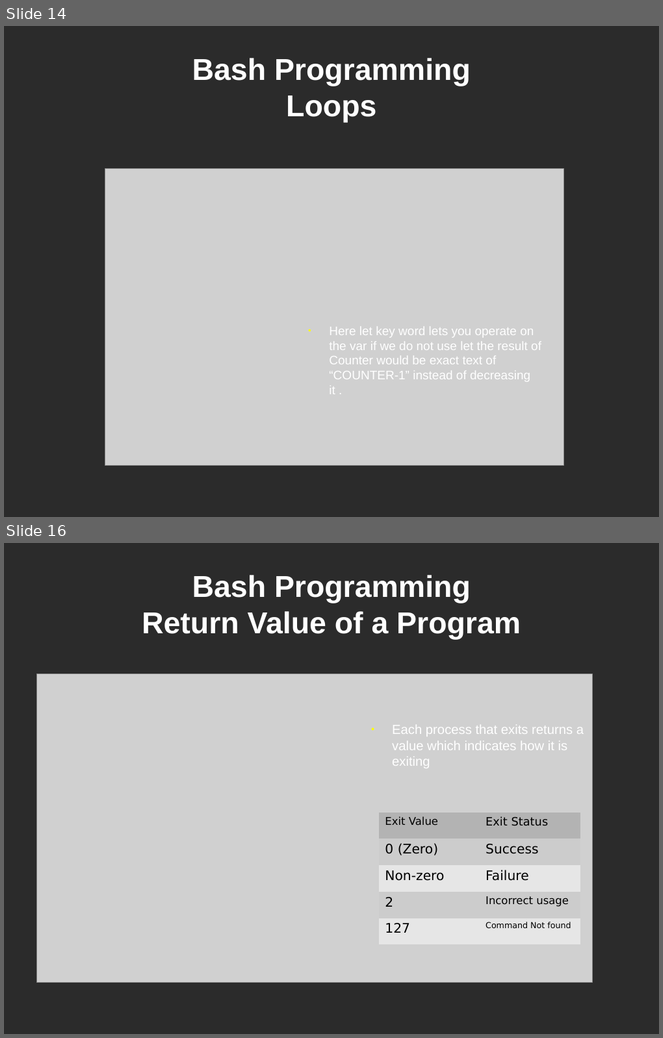
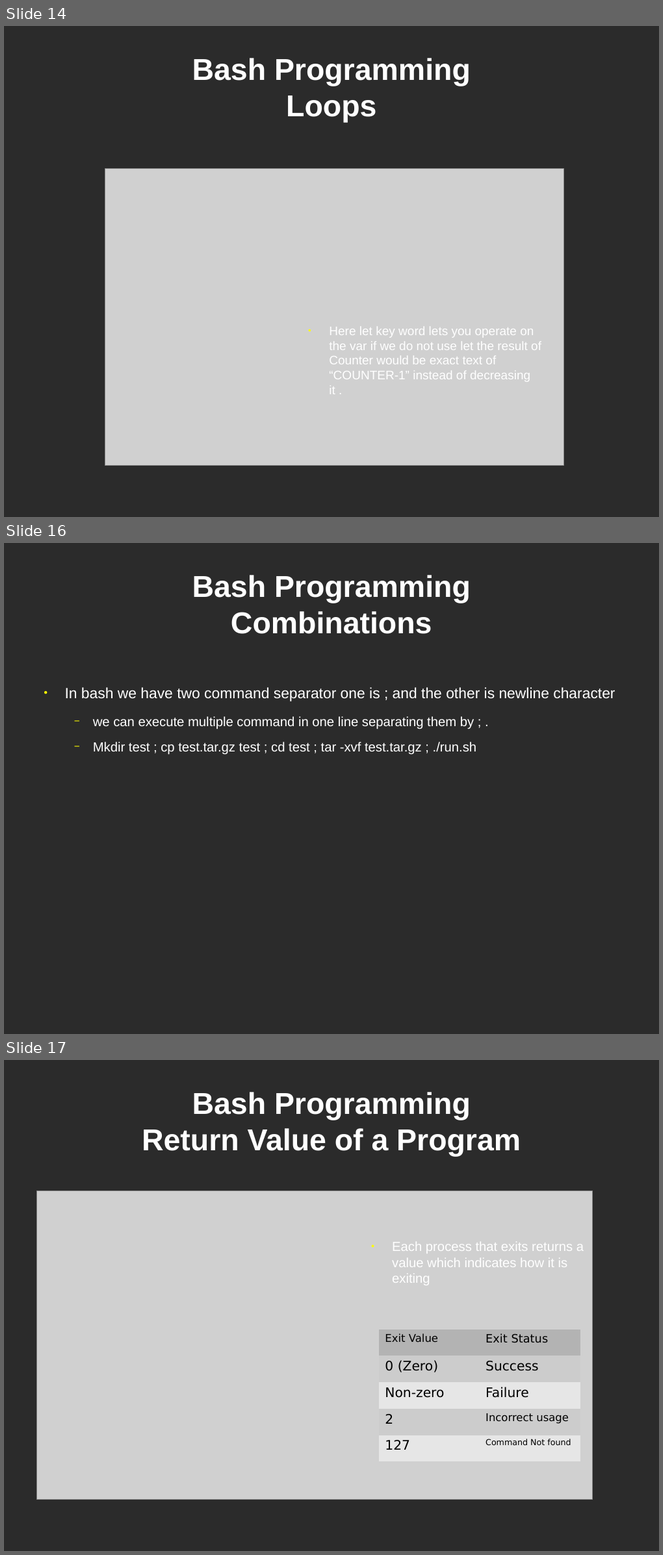
Before and after one commit to aminhjz-old/bashprogramming, a slide deck: bash_programming.odp. Shown one above the other, each under a label of ours: slides 14 and 16 before the commit, slides 14, 16 and 17 after it; the slides between them are not shown. The pictures are 663x1038 and 663x1555 pixels, drawn with LibreOffice and Linux fonts; fonts in the diff are those of the drawing; grey boxes stand for pictures; background and template pictures are left out; a plain dark background stands for a picture behind light text. Boxes give left, top, right and bottom in pixels: in the first picture for what was removed or moved away, otherwise in the second. Text is boxed around its words. In the diff, an @@ line names an element or a change of style, - is before the commit and + after.

```diff
--- a/bash_programming.odp
+++ b/bash_programming.odp
@@ slide 16 added at [4, 543, 659, 1034], background picture (left out) @@
@@ title added at [192, 575, 471, 634], 36.6 pt, text #FFFFFF, bold @@
+Bash Programming
+Combinations
@@ text added at [65, 687, 615, 755], 16 pt, text #FFFFFF @@
+● In bash we have two command separator one is ; and the other is newline character
+  − we can execute multiple command in one line separating them by ; .
+  − Mkdir test ; cp test.tar.gz test ; cd test ; tar -xvf test.tar.gz ; ./run.sh
@@ what was slide 16 is now slide 17 @@
```
Also in this commit, not shown: 6 slides changed, 1 slide removed.
